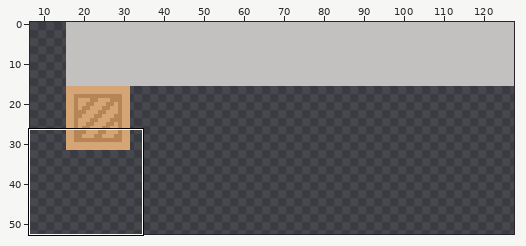
One commit to this pixel-art file: tex/tiles.aseprite. The first picture is a wide view before the edit; the outline marks the close-up.
Close-up. Earlier state:
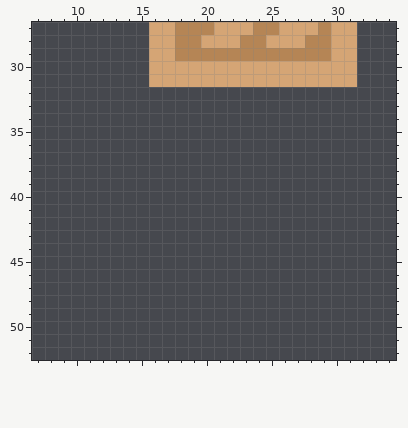
128x128 pixels, 1 frame. Colours within 5 levels of each other are drawn and written as one. Shown: x 7..34, y 27..52. The wide view leaves out empty margins.
After the commit:
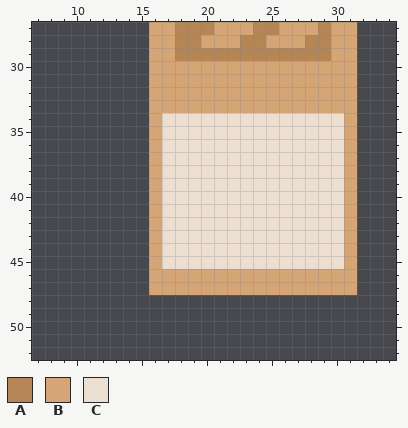
Palette (. is transparent): A #b58555  B #d5a575  C #ecdfd2
Edits made:
Layer "horse tower":
There is now colour B in rows 32 to 33 at x 16 to 31; in rows 34 to 45 at x 16 and 31; in rows 46 to 47 at x 16 to 31.
There is now colour C in rows 34 to 45 at x 17 to 30.
